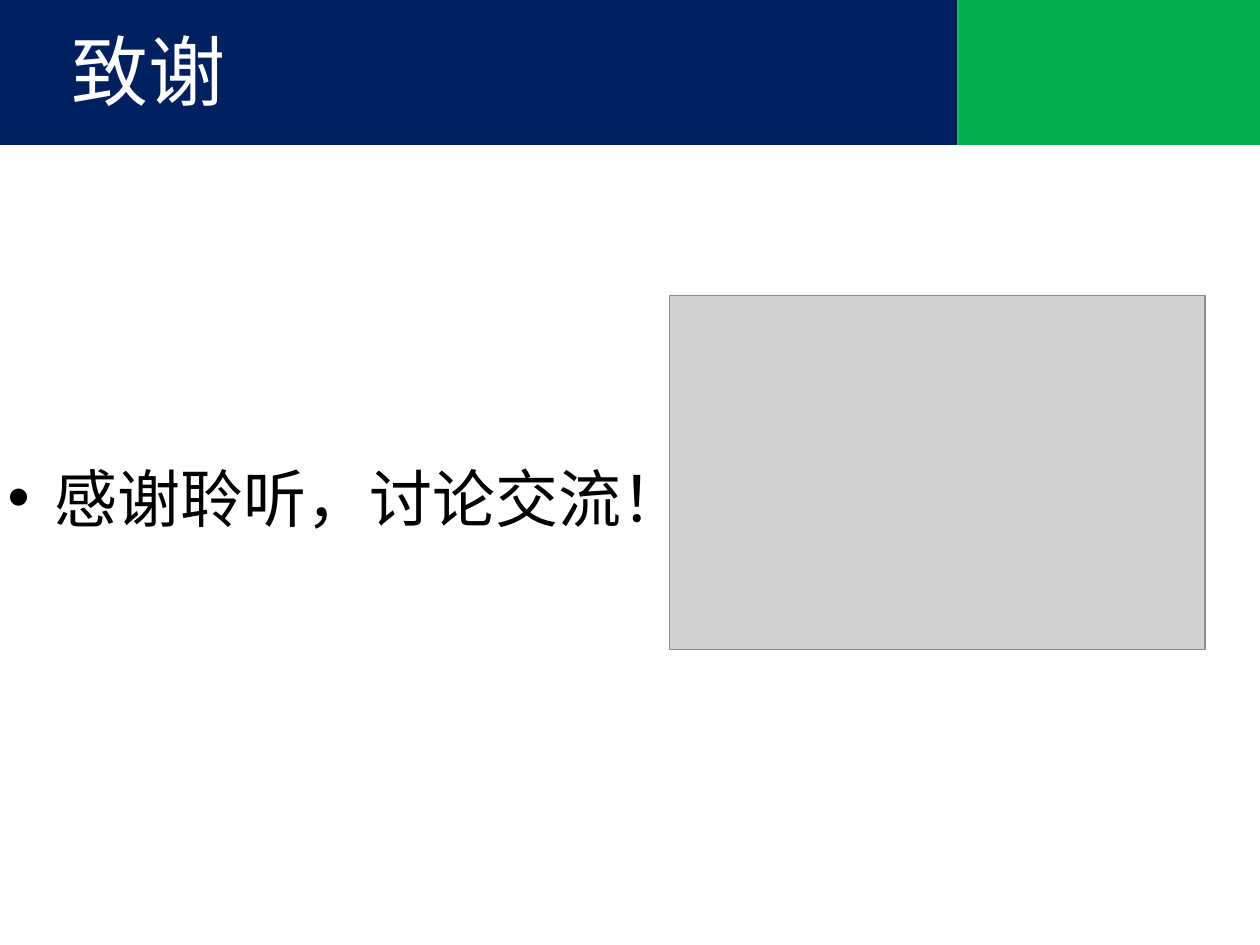
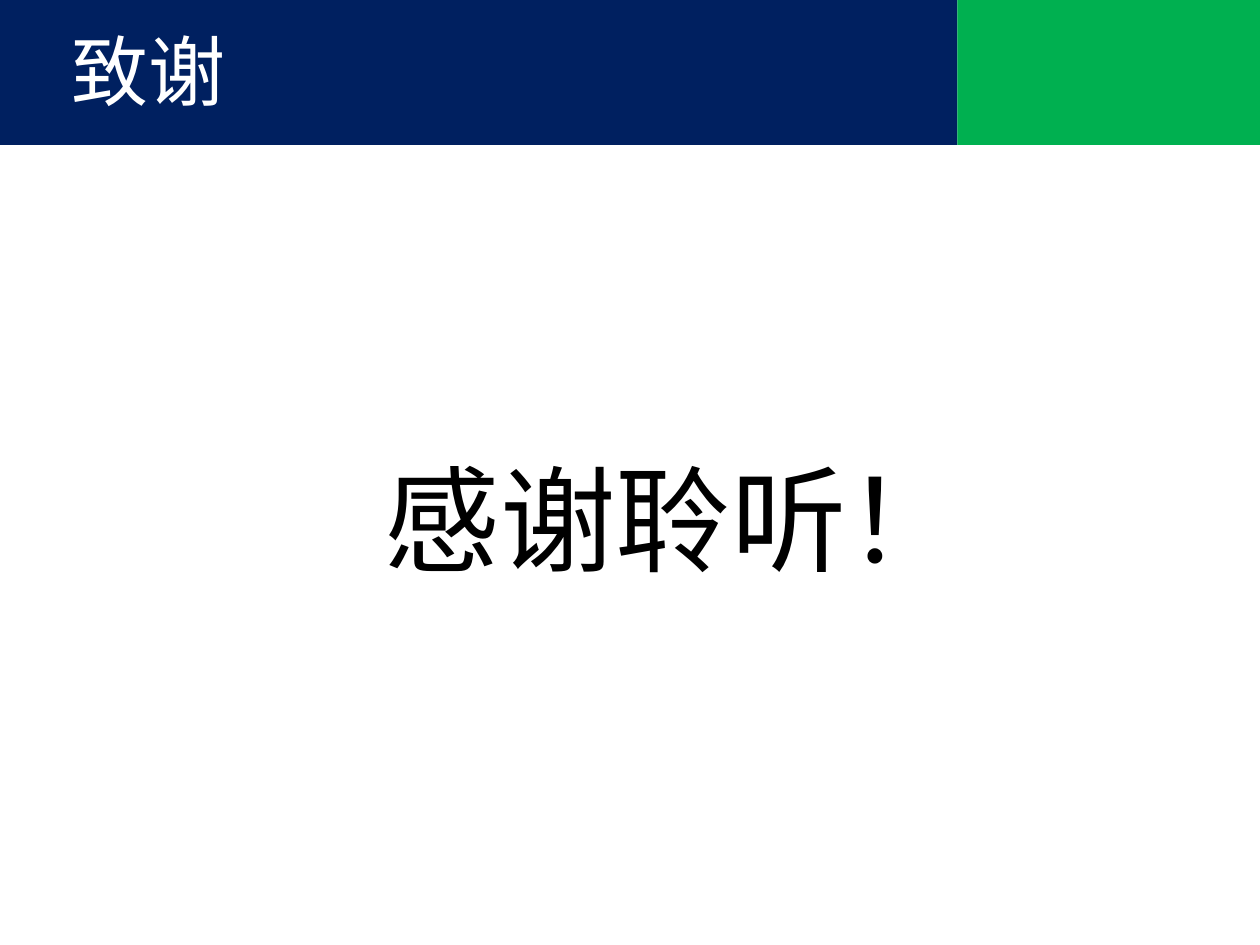
Before and after one commit to tjx222/javatrain, a slide deck: slide 16 of 前端优化.pptx (slide 12 before the commit). Drawn at 1260x945 pixels with LibreOffice and Linux fonts; fonts in the diff are those of the drawing; grey boxes stand for pictures; background and template pictures are left out. Boxes give left, top, right and bottom in pixels: in the first picture for what was removed or moved away, otherwise in the second. Text is boxed around its words. In the diff, an @@ line names an element or a change of style, - is before the commit and + after.

```diff
--- a/前端优化.pptx
+++ b/前端优化.pptx
@@ picture removed at bbox=[669, 295, 1205, 649] @@
@@ text at bbox=[385, 466, 962, 573]: text changed; size 36 to 66 pt @@
-• 感谢聆听，讨论交流！
+感谢聆听！
```
Also in this commit, not shown: 3 other slides changed, 4 slides added.
